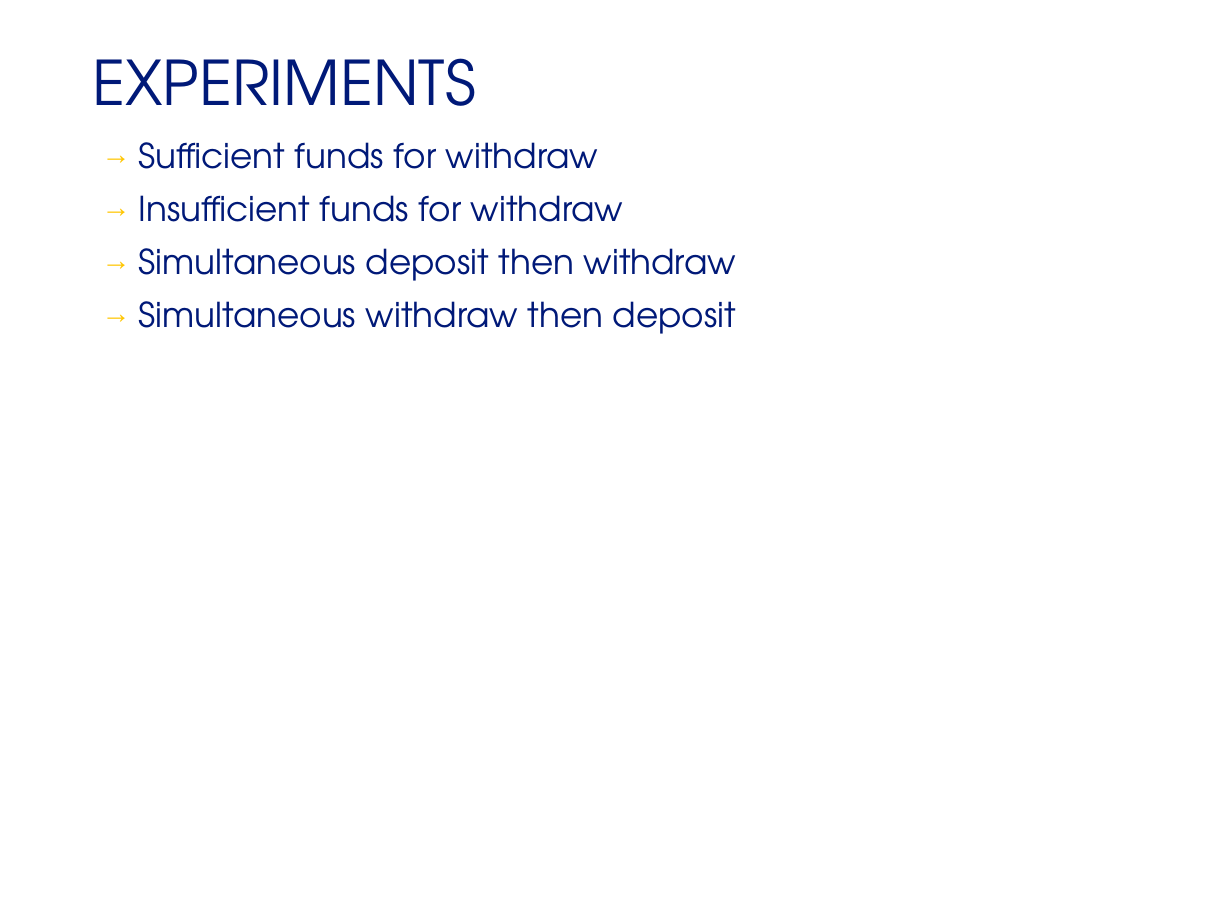
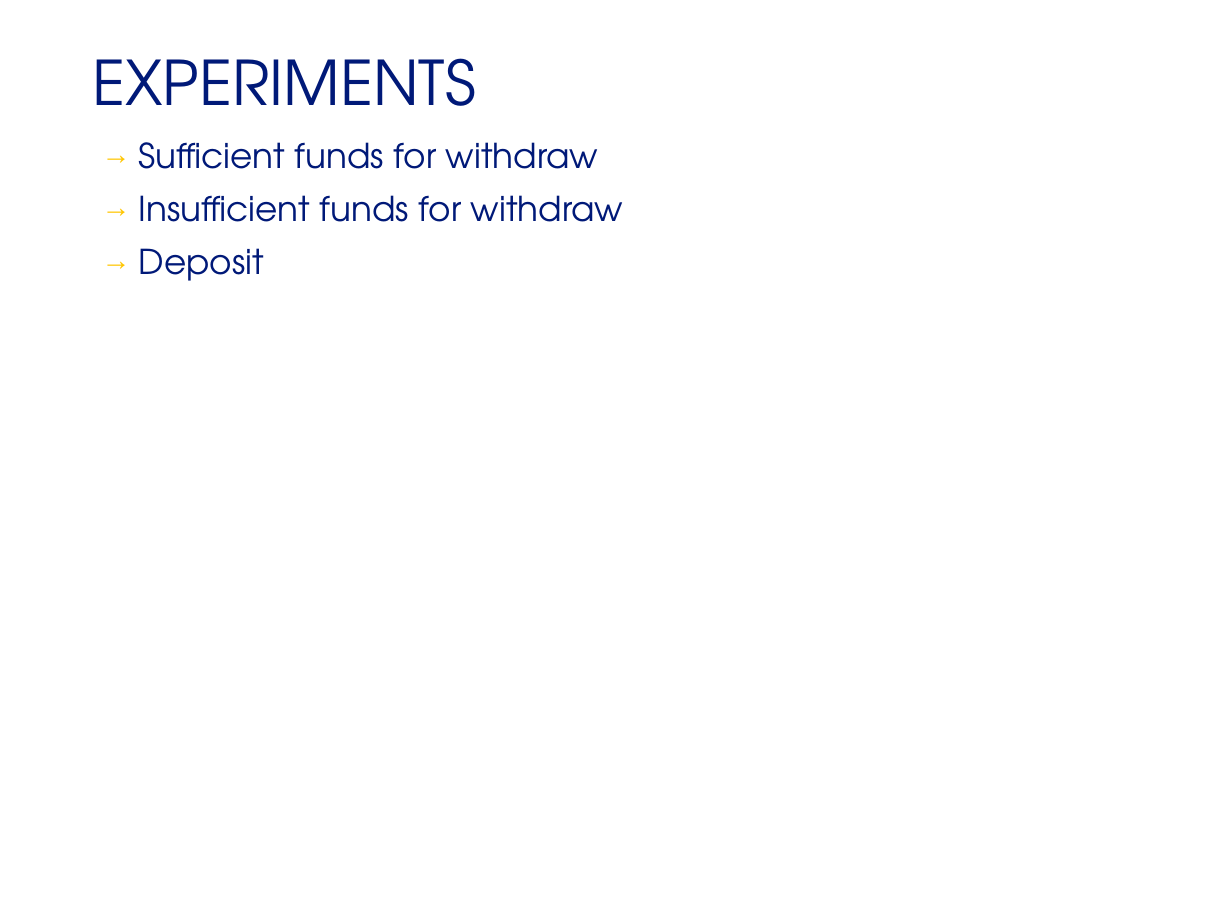
Before and after one commit to PSUPing/CS680-FM-Proj2, a slide deck: slide 6 of CS680-Project2.pptx. Drawn at 1232x924 pixels with LibreOffice and Linux fonts; fonts in the diff are those of the drawing; background and template pictures are left out. Boxes give left, top, right and bottom in pixels: in the first picture for what was removed or moved away, otherwise in the second. Text is boxed around its words. In the diff, an @@ line names an element or a change of style, - is before the commit and + after.

```diff
--- a/CS680-Project2.pptx
+++ b/CS680-Project2.pptx
@@ text at [139, 248, 264, 281]: text changed @@
-→ Simultaneous deposit then withdraw
-→ Simultaneous withdraw then deposit
+→ Deposit
```
Also in this commit, not shown: 2 other slides changed, 6 slides added, 5 slides removed.
